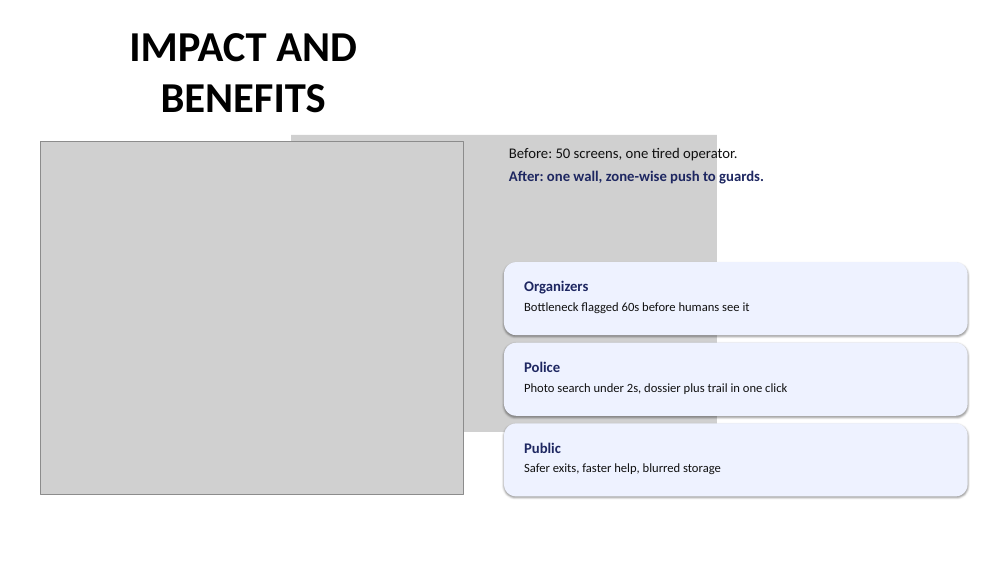
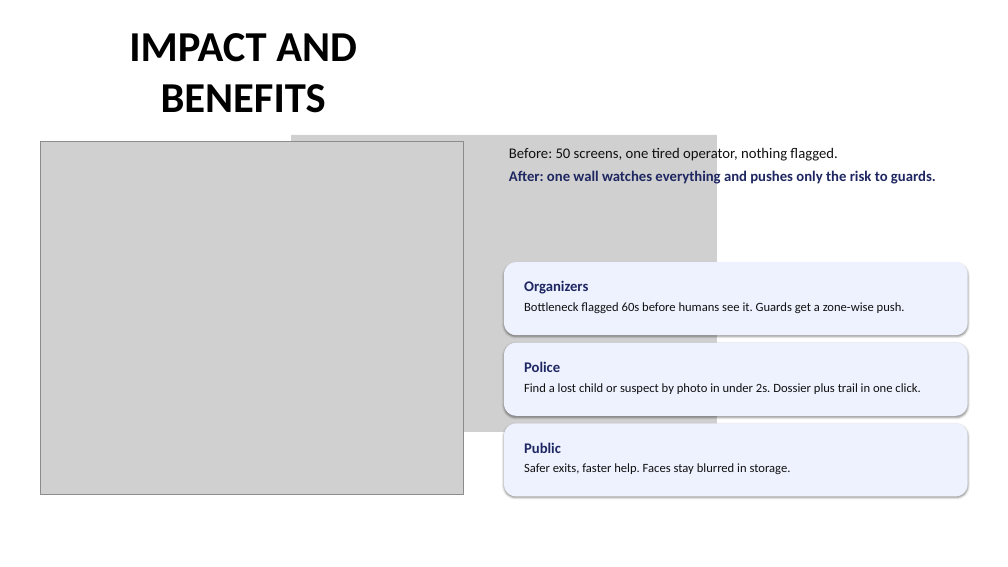
Before and after one commit to shounakjoshi88-a11y/raksha-crowd-safety-hackathon, a slide deck: slide 5 of deck/Raksha_Hackathon2026_Final.pptx. Drawn at 1008x567 pixels with LibreOffice and Linux fonts; fonts in the diff are those of the drawing; grey boxes stand for pictures. Boxes give left, top, right and bottom in pixels: in the first picture for what was removed or moved away, otherwise in the second. Text is boxed around its words. In the diff, an @@ line names an element or a change of style, - is before the commit and + after.

Commit message:
feat: deck v3 judge-friendly copy, tracked impact photo, embedded tracking GIF

```diff
--- a/deck/Raksha_Hackathon2026_Final.pptx
+++ b/deck/Raksha_Hackathon2026_Final.pptx
@@ text at (509,145,936,186): text changed @@
-Before: 50 screens, one tired operator.
-After: one wall, zone-wise push to guards.
+Before: 50 screens, one tired operator, nothing flagged.
+After: one wall watches everything and pushes only the risk to guards.
@@ text at (524,302,905,313): text changed @@
-Bottleneck flagged 60s before humans see it
+Bottleneck flagged 60s before humans see it. Guards get a zone-wise push.
@@ text at (524,383,920,394): text changed @@
-Photo search under 2s, dossier plus trail in one click
+Find a lost child or suspect by photo in under 2s. Dossier plus trail in one click.
@@ text at (524,463,791,474): text changed @@
-Safer exits, faster help, blurred storage
+Safer exits, faster help. Faces stay blurred in storage.
```
Also in this commit, not shown: 3 other slides changed, 1 other file.
